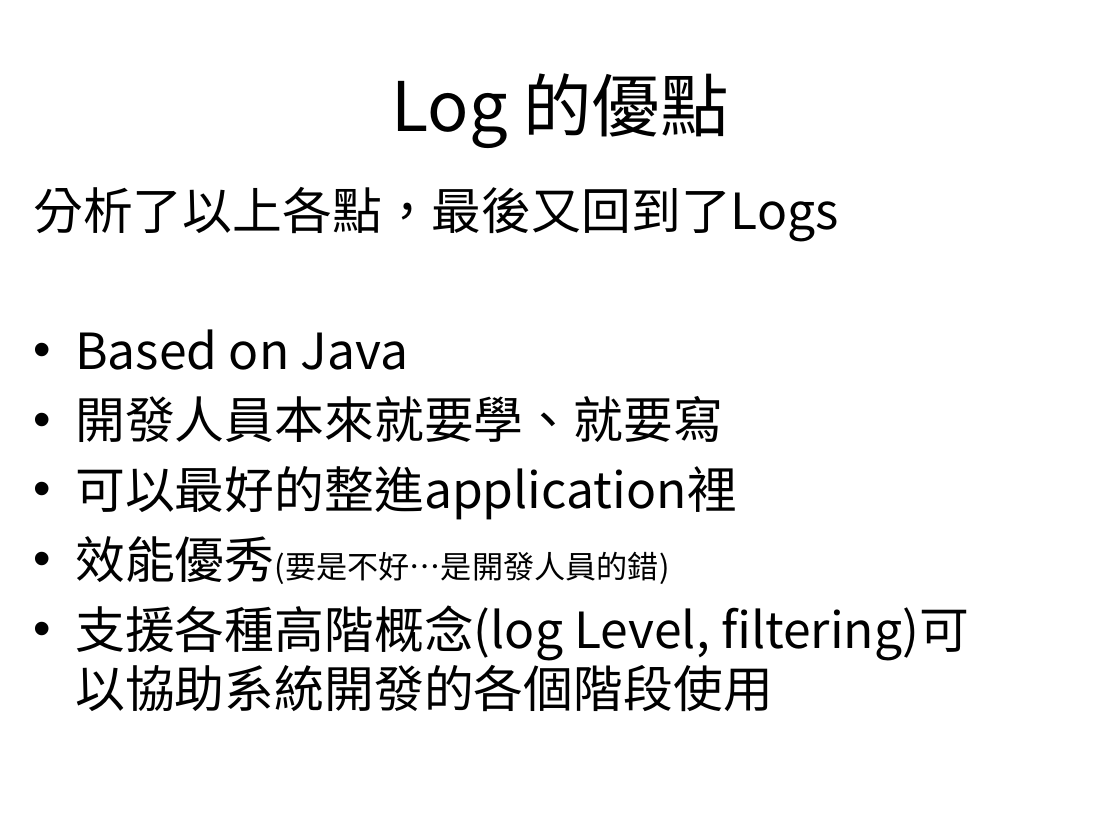
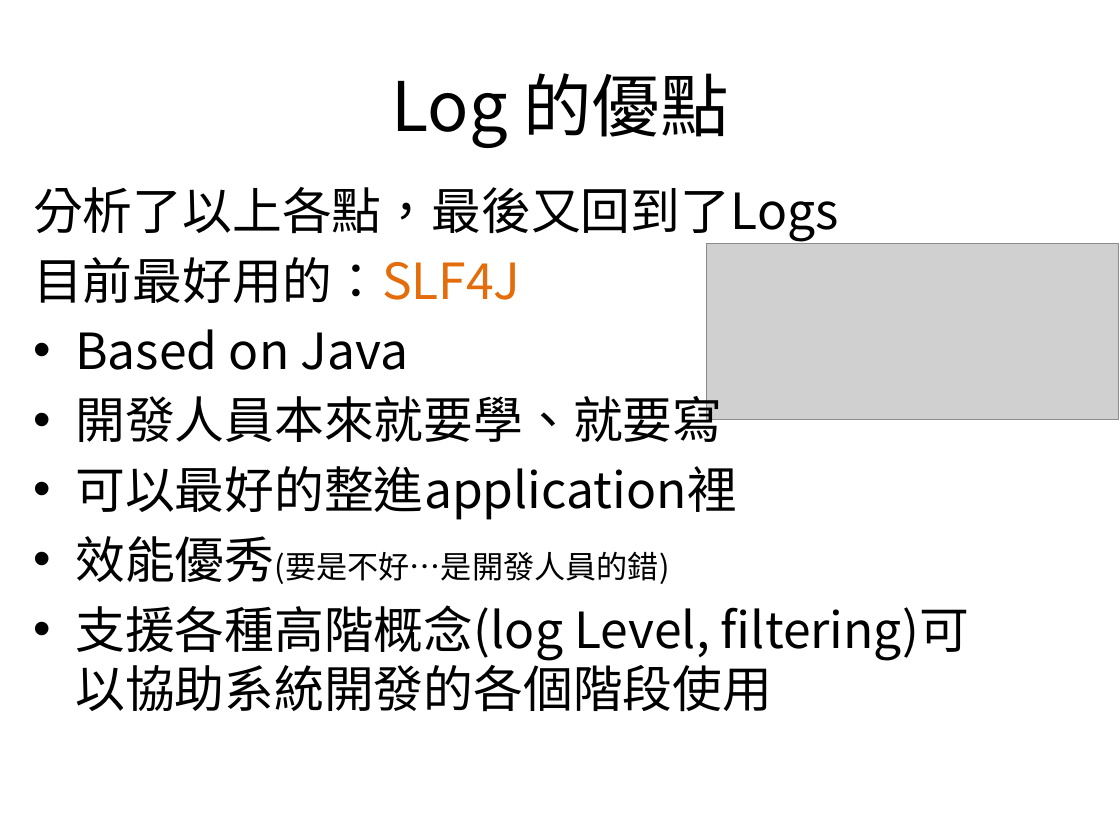
Before and after one commit to zanyking/java_two, a slide deck: slide 36 of 2013/Active Application Monitoring.pptx. Drawn at 1120x840 pixels with LibreOffice and Linux fonts; fonts in the diff are those of the drawing; grey boxes stand for pictures; background and template pictures are left out. Boxes give left, top, right and bottom in pixels: in the first picture for what was removed or moved away, otherwise in the second. Text is boxed around its words. In the diff, an @@ line names an element or a change of style, - is before the commit and + after.

```diff
--- a/2013/Active Application Monitoring.pptx
+++ b/2013/Active Application Monitoring.pptx
@@ text at (33,257,520,303): paragraph added @@
+目前最好用的：SLF4J
@@ picture added at (707,244,1119,420) @@
```
Also in this commit, not shown: 4 other slides changed, 9 slides added, 2 slides removed, 31 other files.
